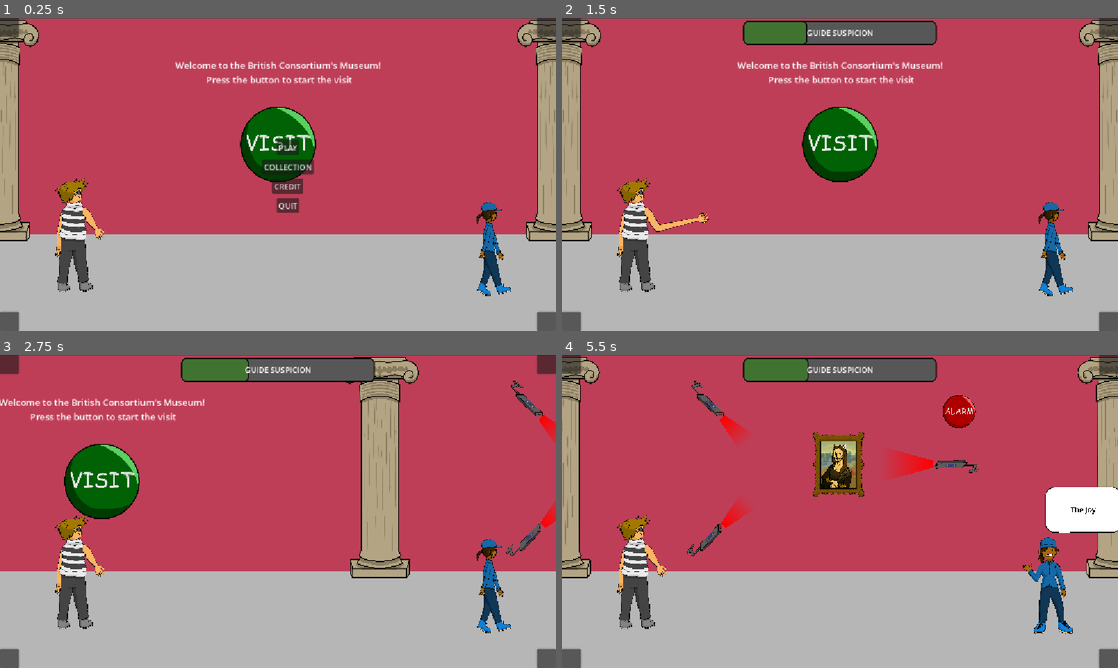
Above: before the commit, frames 1-4 (two rows, left to right).
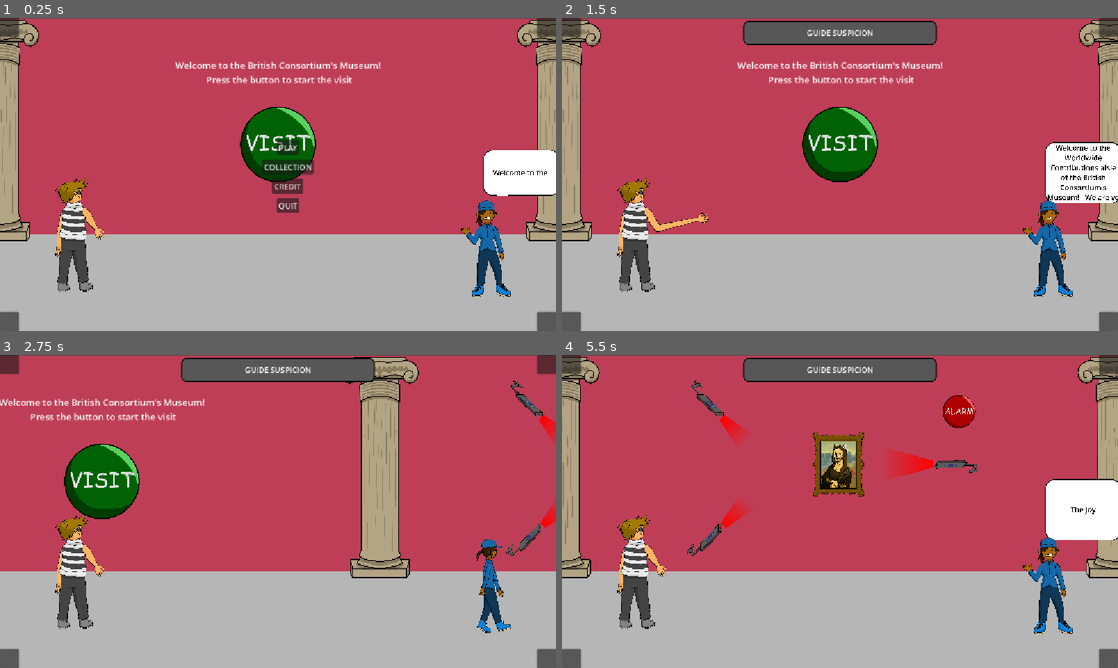
Above: after the commit, the same moments.

Repository: Skyepulse/LUDUM_DARE_58_MATELOU-CO
Game: Godot game, scene res://scenes/main_game_scene.tscn
Same seed, same stepped clock (60 frames per second), same inputs: the game is played once before the commit and once after it. The engine's default icon, where the game draws it, is replaced by a stand-in: a white triangle on a blue panel in a dark square.
Inputs (mouse positions are in pixels of both pictures, inside the frame that each line leads up to):
- Up to frame 1 (0.25 s): no input
- Up to frame 2 (1.5 s): click "PLAY" at 0.5 s; tap Enter at 1.25 s; move the mouse to (962, 158) at 1.27 s; click (962, 158) at 1.42 s
- Up to frame 3 (2.75 s): tap Space at 1.52, 2.27 s; move the mouse to (166, 527) at 2.02 s; click (166, 527) at 2.17 s
- Up to frame 4 (5.5 s): move the mouse to (895, 442) at 2.77 s; click (895, 442) at 2.92 s; move the mouse to (812, 574) at 3.52 s; click (812, 574) at 3.67 s; tap Space at 3.77, 4.52, 5.27 s; move the mouse to (1006, 558) at 4.27 s; click (1006, 558) at 4.42 s; move the mouse to (673, 464) at 5.02 s; click (673, 464) at 5.17 s

The runs differ from the first frame. In frame 1, 2.8% of the frame differs, in the area x 82-100%, y 42-90%; in frame 2, 4.2%, in the area x 32-100%, y 0-90%; in frame 3, 0.8%; in frame 4, 1.5%.

Commit message:
Guide says welcome

Diff:
--- a/scripts/guide.gd
+++ b/scripts/guide.gd
@@ -26,10 +26,10 @@
 @export var looking_animation_frame_duration: float = 2.0
 
 @export var speech_speed: float = 15.0 # Characters per second
-#var guide_original_texts: Array[String] = [
-#	"Welcome to the Worldwide Contributions aisle of the British Consortium's Museum!\
-#	We are very proud to announce that the citizen from the Dastardly French Alliance, the Greek Front of Unity, and the Independant Ireland are not welcomed in our establishment. If you are from one of these, please turn yourself in at your earliest convenience."
-#]
+var guide_welcome: Array[String] = [
+	"Welcome to the Worldwide Contributions aisle of the British Consortium's Museum!\
+	We are very proud to announce that the citizen from the Dastardly French Alliance, the Greek Front of Unity, and the Independant Ireland are not welcomed in our establishment. If you are from one of these, please turn yourself in at your earliest convenience."
+]
 
 var current_walking_sprite_index: int = 0
 var current_talking_sprite_index: int = 0
@@ -56,6 +56,8 @@
 	print("Walking animation duration: %f" % walking_animation_frame_duration)
 	print("Talking animation duration: %f" % talking_animation_frame_duration)
 	print("Looking animation duration: %f" % looking_animation_frame_duration)
+
+	stop_moving()
 
 func _process(delta: float) -> void:
 	if Signals.game_state == Signals.INGAME:
@@ -87,7 +89,11 @@
 	Signals.is_moving = false
 	start_talking()
 
-	var text = GameManager.infoDictionary[GameManager.object_index].description
+	var text: String
+	if GameManager.level_index == 0:
+		text = guide_welcome[0]
+	else:
+		text = GameManager.infoDictionary[GameManager.object_index].description
 
 	start_bubble_speak(text)
 
@@ -131,6 +137,8 @@
 		start_looking_thief()
 
 func does_guide_get_suspicious() -> float:
+	if GameManager.level_index == 0:
+		return false
 	if Signals.is_moving or is_talking:
 		return false
 
